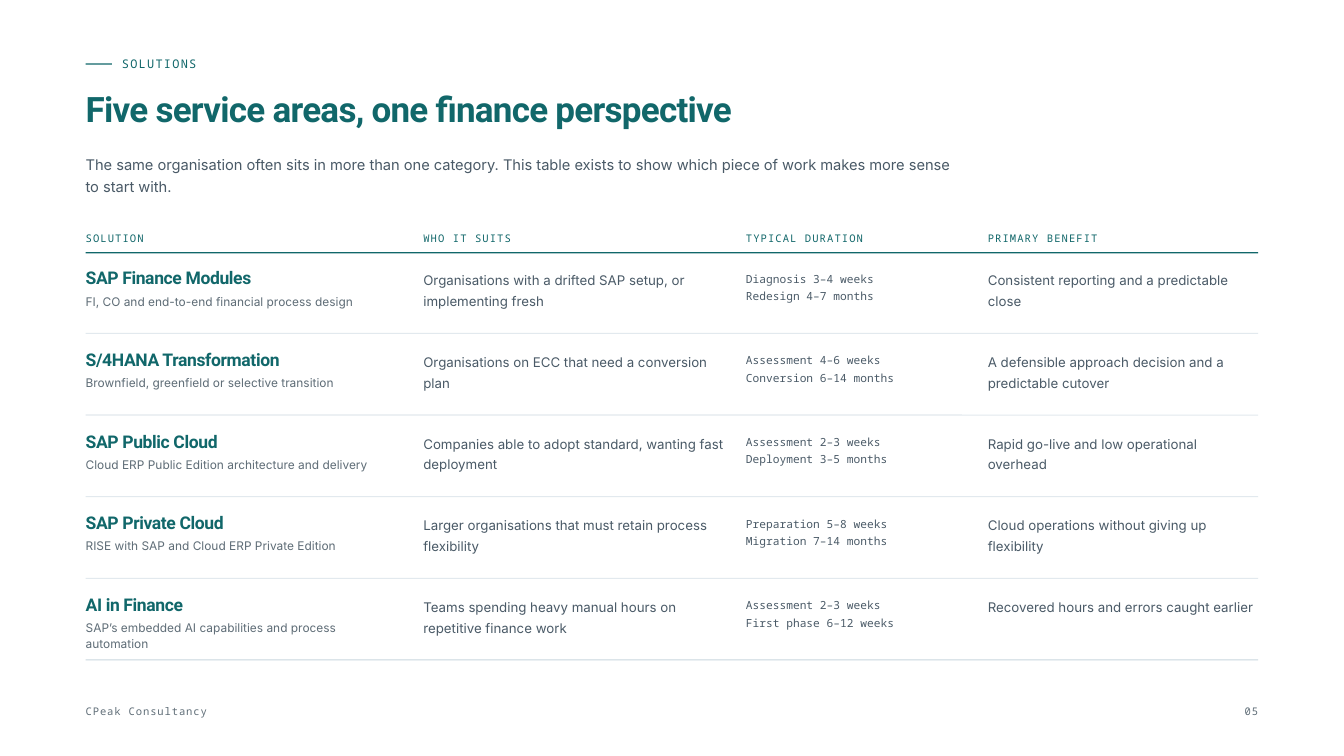
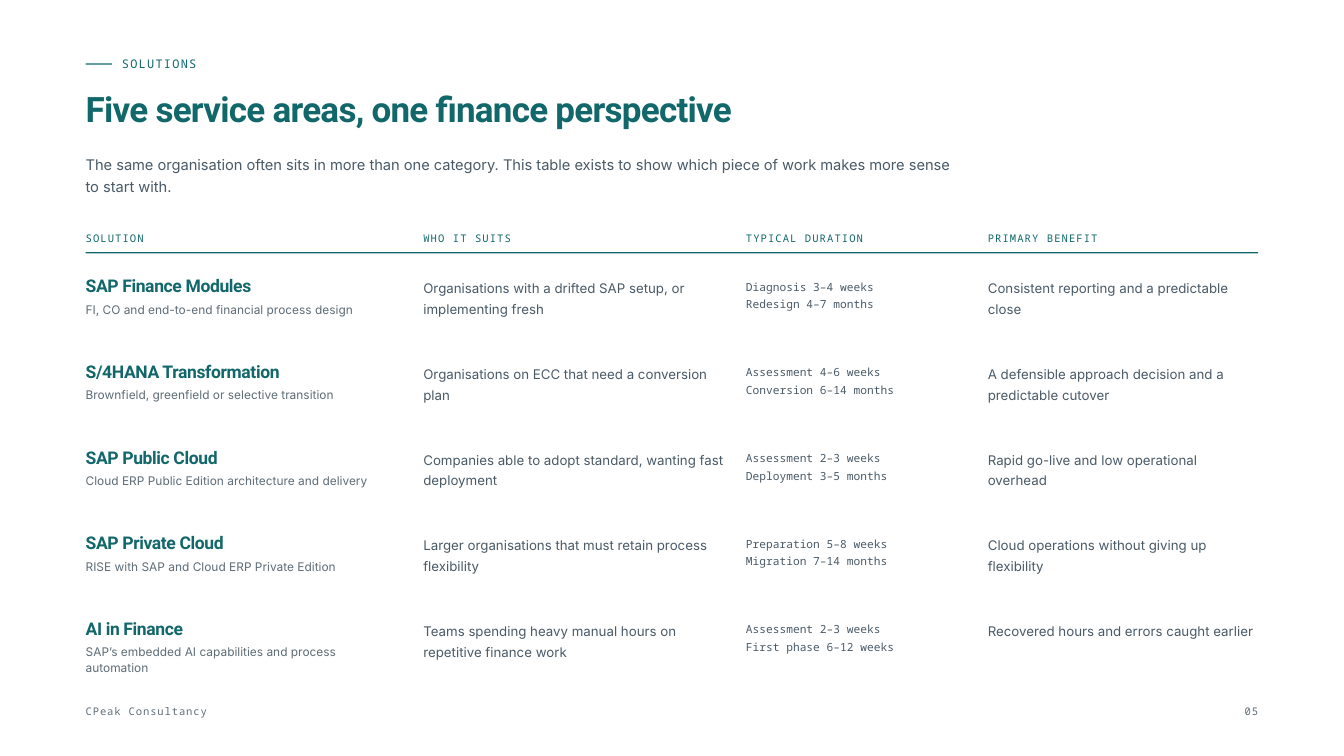
Before and after one commit to narinygt/Default, a slide deck: slide 5 of sunum/CPeak-Consultancy-Company-Overview.pptx. Drawn at 1344x756 pixels with LibreOffice and Linux fonts; fonts in the diff are those of the drawing. Boxes give left, top, right and bottom in pixels: in the first picture for what was removed or moved away, otherwise in the second. Text is boxed around its words. In the diff, an @@ line names an element or a change of style, - is before the commit and + after.

```diff
--- a/sunum/CPeak-Consultancy-Company-Overview.pptx
+++ b/sunum/CPeak-Consultancy-Company-Overview.pptx
@@ line removed from (86, 334) to (1258, 334) @@
@@ 10 texts: place and size @@
-10 texts at <box>86,271,1229,391</box>
+10 texts at <box>86,279,1229,403</box>
@@ line removed from (86, 415) to (1258, 415) @@
@@ 5 texts: place and size @@
-5 texts at <box>86,435,1197,472</box>
+5 texts at <box>86,451,1197,488</box>
@@ line removed from (86, 497) to (1258, 497) @@
@@ 5 texts: place and size @@
-5 texts at <box>86,516,1207,554</box>
+5 texts at <box>86,536,1207,574</box>
@@ line removed from (86, 579) to (1258, 579) @@
@@ 5 texts: place and size @@
-5 texts at <box>86,598,1253,648</box>
+5 texts at <box>86,622,1253,672</box>
@@ line removed from (86, 660) to (1258, 660) @@
```
Also in this commit, not shown: 11 other slides changed, 12 other files.
